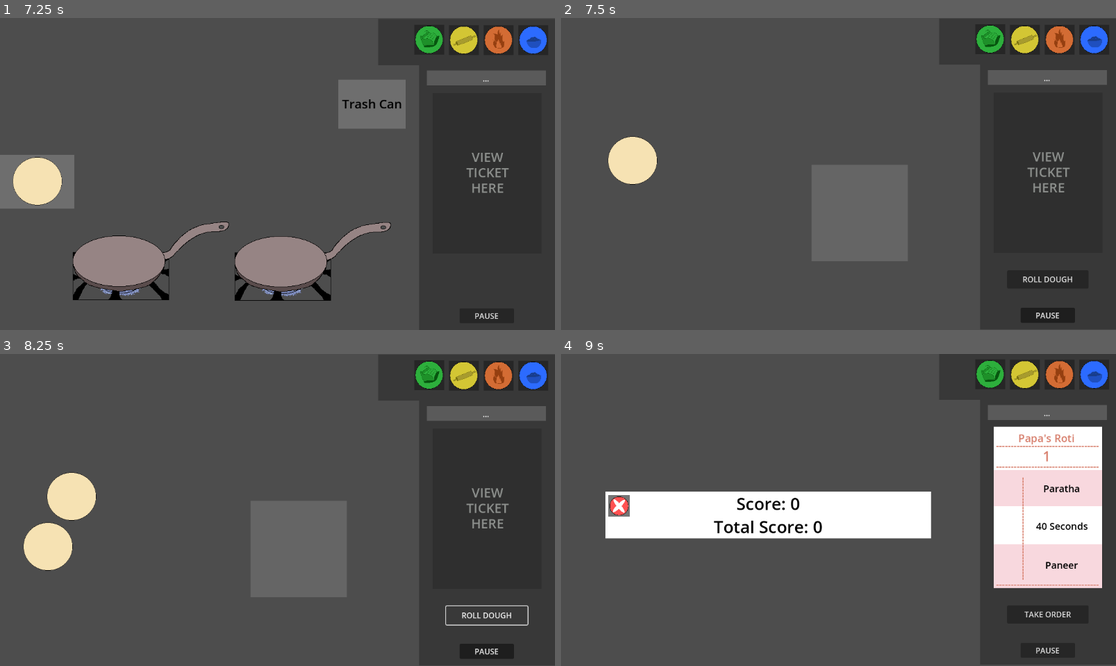
Above: before the commit, frames 1-4 (two rows, left to right).
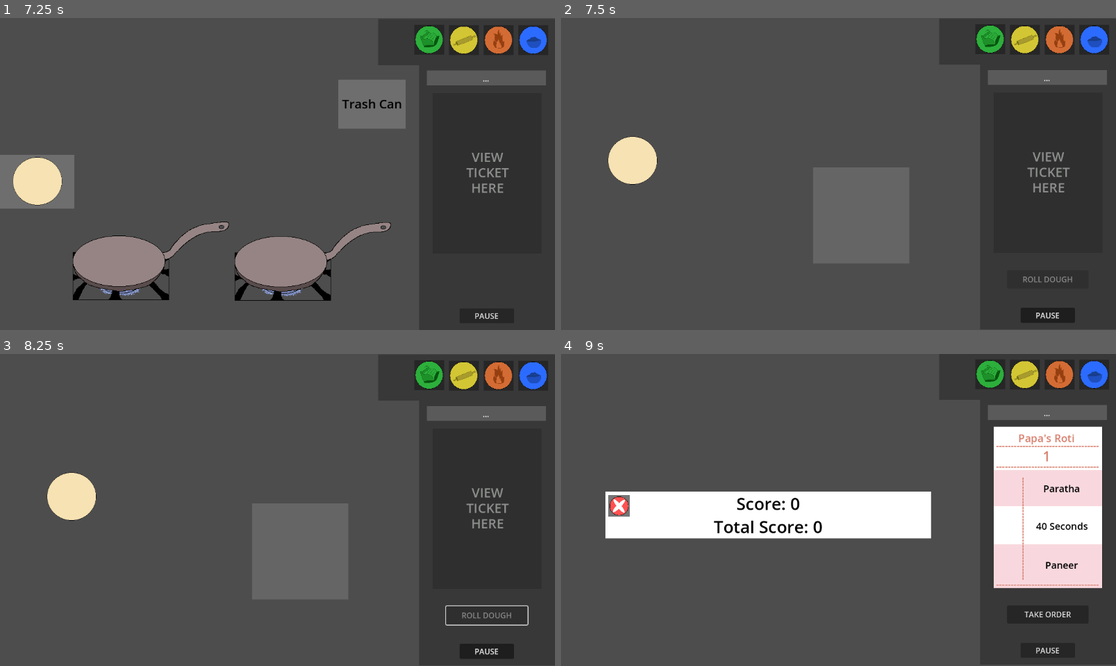
Above: after the commit, the same moments.

Repository: trishadar/PapasRotiria
Game: Godot game, scene res://main.tscn
The game is run twice, just before and just after one commit, with the same random seed, the same clock (stepped at 60 frames per second) and the same inputs.
Inputs (mouse positions are in pixels of both pictures, inside the frame that each line leads up to):
- Up to frame 1 (7.25 s): click "START GAME" at 0.5 s; click "TAKE ORDER" at 1.25 s; click (488, 276) at 2 s; click (532, 39) at 2.75 s; click "PANEER" at 3.5 s; click "BUTTER CHICKEN" at 4.25 s; click "GOBI" at 5 s; click "FINISH ORDER" at 5.75 s; click (499, 39) at 6.5 s
- Up to frame 2 (7.5 s): click (1027, 39) at 7.25 s
- Up to frame 3 (8.25 s): click (488, 616) at 8 s, where only the run before the commit has a clickable "ROLL DOUGH"
- Up to frame 4 (9 s): click (988, 375) at 8.75 s

Frame 1 is identical in both runs. In frame 2, less than 0.1% of the frame differs, in the area x 83-93%, y 82-85%; in frame 3, 1.2%, in the area x 4-93%, y 53-85%; in frame 4, nothing differs.

Commit message:
tgtegrtg

Diff:
--- a/project/roll.gd
+++ b/project/roll.gd
@@ -4,25 +4,27 @@
 var viewingTicketNode = null
 var sceneToSpawn = preload("res://roti.tscn")
 
-var spawn_count: int = 0
+var spawn_count: int = 1
 var ticketSpawned = false
+var spawnCountChecker = false
 
+@onready var dough = get_node("Roti")
+@onready var board = get_node("PutRotiHere")
+@onready var button = $takeOrderButton
 func _on_take_order_button_pressed() -> void:
+	spawn_count = spawn_count+1
 	spawn_scene()
 	#
 
 
 func spawn_scene():
-	var instance = sceneToSpawn.instantiate()
-	add_child(instance)
-	instance.position = Vector2(100,400)
+	var dough = sceneToSpawn.instantiate()
+	add_child(dough)
+	dough.position = Vector2(100,400)
 
-	#figure out how to spawn in only one ball of dough at a time (check how many rotis are in scene?)
-	#figure out how to move roti from one scene to next
-	#figure out how to connect order ticket to roti to verify if the final order attached to the ticket is correct
 
-func _on_ready() -> void:
-	pass
+
+
 
 func _process(delta: float):
 	if (globalData.viewingTicket != null and ticketSpawned == false and globalData.currentScene == "roll"):
@@ -34,3 +36,17 @@
 		globalData.viewingTicket = instance_data
 		globalData.ticketOccupied = true
 		ticketSpawned = true
+
+
+	if(dough.position == board.position and spawnCountChecker == false):
+		print_debug("debra")
+		remove_child(dough)
+		spawn_count = spawn_count - 1
+		print_debug(spawn_count)
+		spawnCountChecker = true
+
+
+	if(spawn_count>=1):
+		button.disabled = true
+	else:
+		button.disabled = false
--- a/project/roll.tscn
+++ b/project/roll.tscn
@@ -36,10 +36,10 @@
 scale = Vector2(-246.364, 30.8728)
 texture = SubResource("CanvasTexture_vrgdt")
 
+[node name="sidebar" parent="." instance=ExtResource("3_ft62e")]
+
 [node name="rollingBoard" parent="." instance=ExtResource("6_32hjg")]
-position = Vector2(620, 408)
-
-[node name="sidebar" parent="." instance=ExtResource("3_ft62e")]
+position = Vector2(623, 413)
 
 [node name="PutRotiHere" type="StaticBody2D" parent="." groups=["Droppable"]]
 position = Vector2(623, 409)
Not shown: 1 places in project/cook.tscn that only renumber resources
Not shown: 1 places in project/main_scene.tscn that only renumber resources
Not shown: 1 places in project/roll.tscn that only renumber resources
